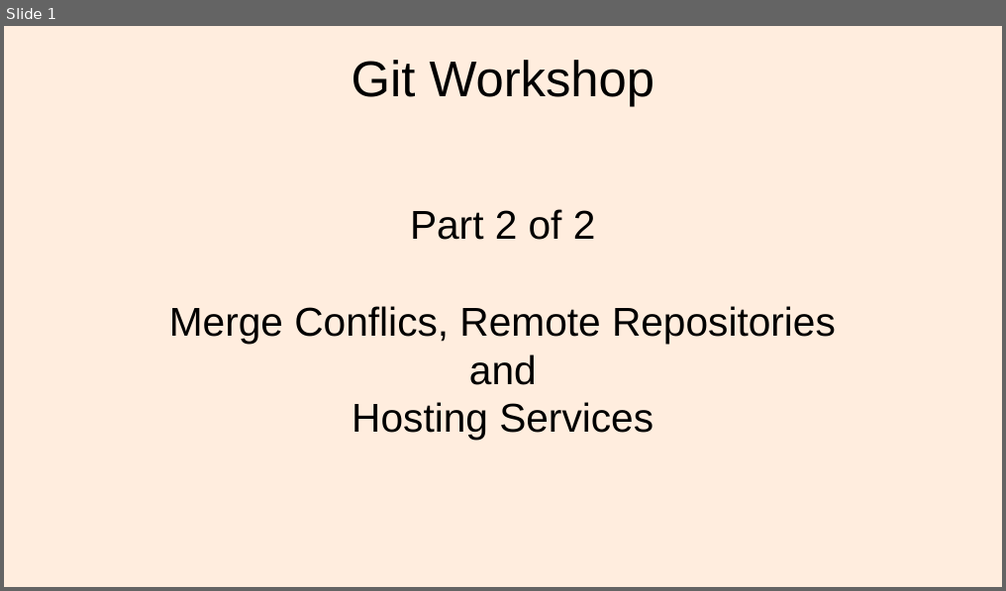
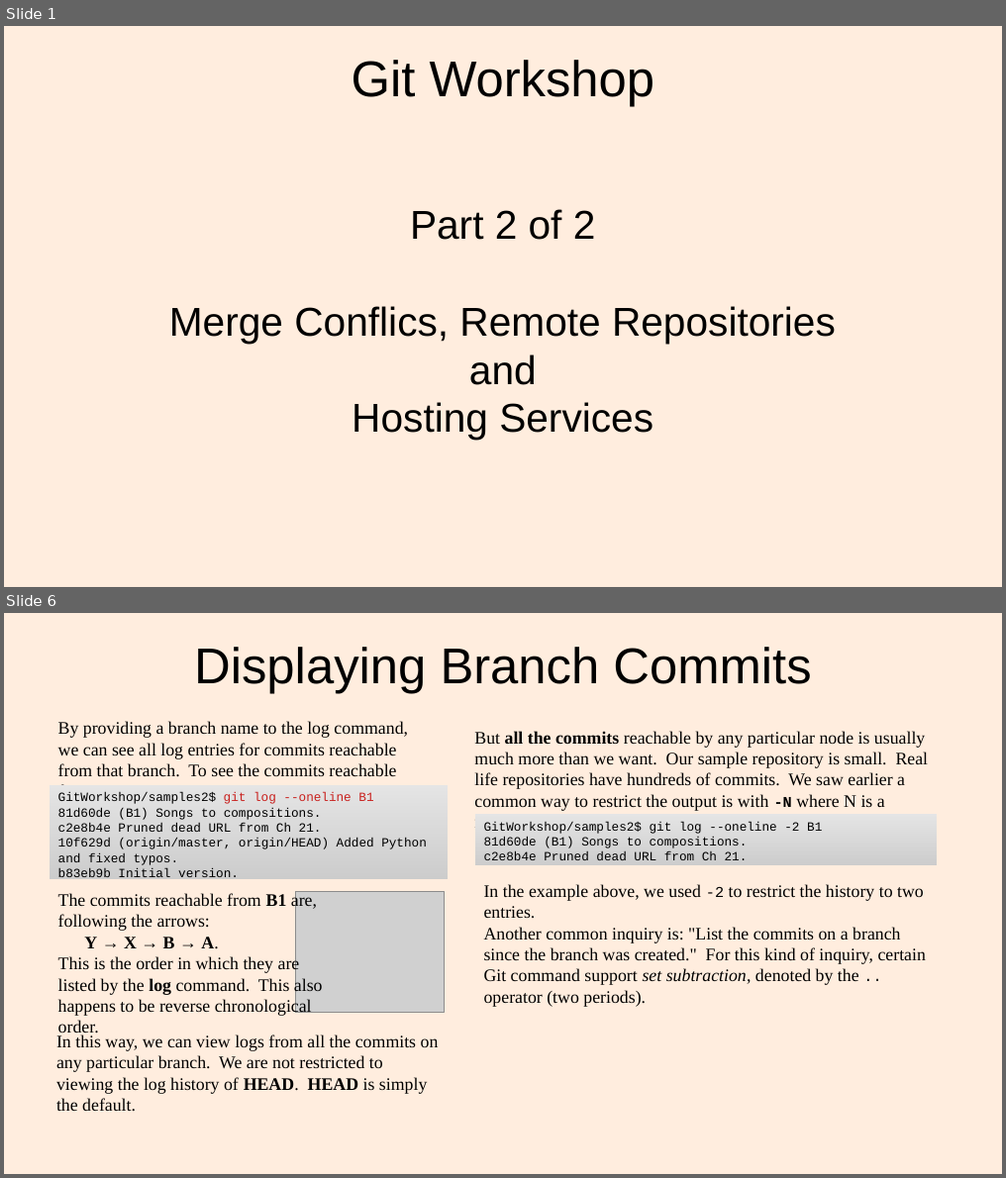
Before and after one commit to lacounty-isab/workshops, a slide deck: git/GitWorkshop2.odp. Shown one above the other, each under a label of ours: slide 1 before the commit, slides 1 and 6 after it; the slides between them are not shown. The pictures are 1006x591 and 1006x1178 pixels, drawn with LibreOffice and Linux fonts; fonts in the diff are those of the drawing; grey boxes stand for pictures. Boxes give left, top, right and bottom in pixels: in the first picture for what was removed or moved away, otherwise in the second. Text is boxed around its words. In the diff, an @@ line names an element or a change of style, - is before the commit and + after.

```diff
--- a/git/GitWorkshop2.odp
+++ b/git/GitWorkshop2.odp
@@ slide 6 added at <box>4,613,1002,1174</box>, background #FFEDDE @@
@@ title added at <box>194,647,811,694</box>, 40 pt, text #000000 @@
+Displaying Branch Commits
@@ text added at <box>58,721,408,801</box>, 14 pt, text #000000 @@
+By providing a branch name to the log command, we can see all log entries for commits reachable from that branch. To see the commits reachable from B1:
@@ text added at <box>474,731,929,831</box>, 14 pt, text #000000 @@
+But all the commits reachable by any particular node is usually much more than we want. Our sample repository is small. Real life repositories have hundreds of commits. We saw earlier a common way to restrict the output is with -N where N is a number.
@@ rectangle added at <box>50,785,448,879</box>, fill gradient #E5E5E5 to #E4E4E4 to #E3E3E3, 10 pt, text #000000 @@
+GitWorkshop/samples2$ git log --oneline B1
+81d60de (B1) Songs to compositions.
+c2e8b4e Pruned dead URL from Ch 21.
+10f629d (origin/master, origin/HEAD) Added Python and fixed typos.
+b83eb9b Initial version.
@@ rectangle added at <box>475,814,937,865</box>, fill gradient #E5E5E5 to #E4E4E4 to #E3E3E3, 10 pt, text #000000 @@
+GitWorkshop/samples2$ git log --oneline -2 B1
+81d60de (B1) Songs to compositions.
+c2e8b4e Pruned dead URL from Ch 21.
@@ text added at <box>58,893,323,1038</box>, 14 pt, text #000000 @@
+The commits reachable from B1 are, following the arrows:
+Y → X → B → A.
+This is the order in which they are listed by the log command. This also happens to be reverse chronological order.
@@ picture added at <box>296,892,445,1012</box> @@
@@ text added at <box>484,884,926,1007</box>, 14 pt, text #000000 @@
+In the example above, we used -2 to restrict the history to two entries.
+Another common inquiry is: "List the commits on a branch since the branch was created." For this kind of inquiry, certain Git command support set subtraction, denoted by the .. operator (two periods).
@@ text added at <box>56,1035,439,1112</box>, 14 pt, text #000000 @@
+In this way, we can view logs from all the commits on any particular branch. We are not restricted to viewing the log history of HEAD. HEAD is simply the default.
```
Also in this commit, not shown: 3 slides changed, 9 other slides added, 22 other files.
